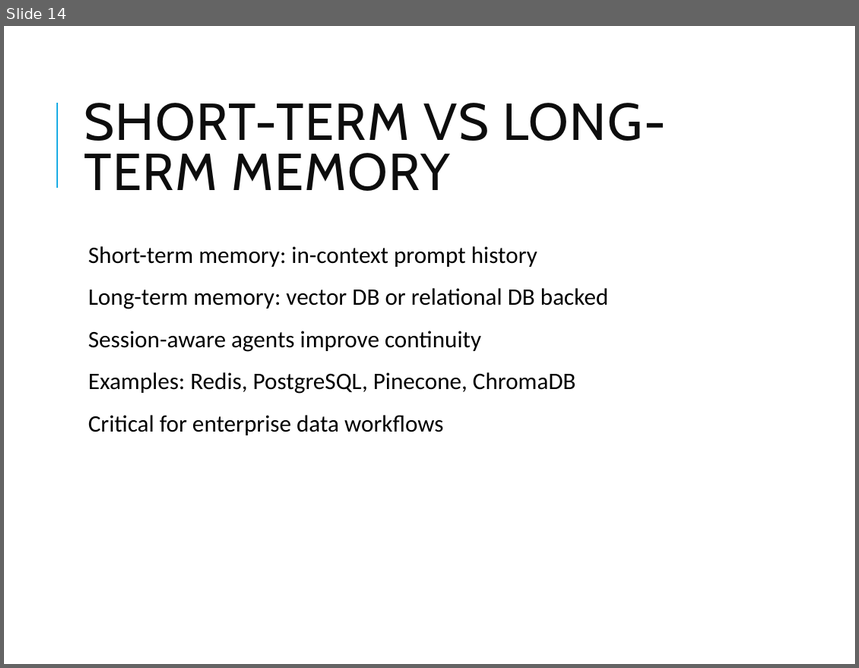
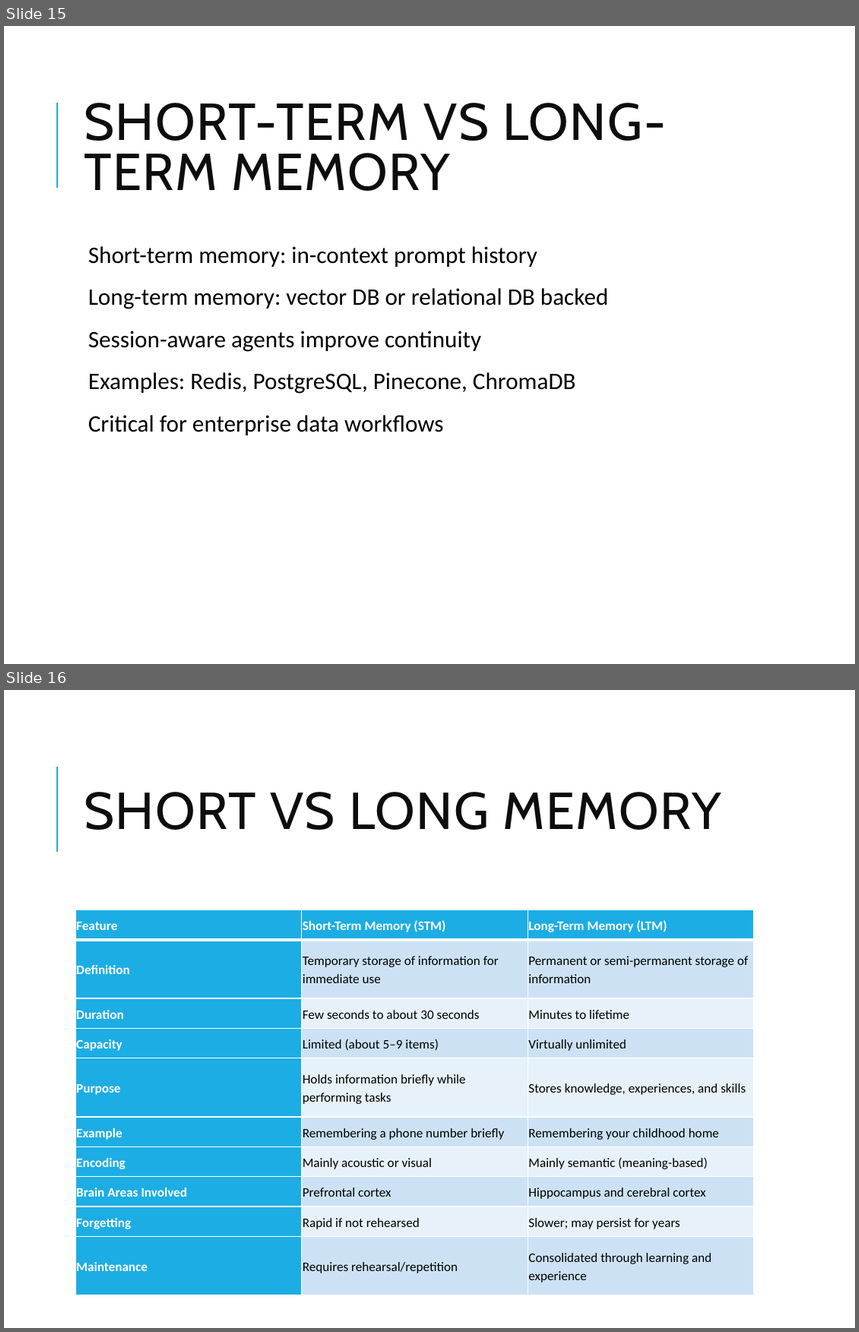
Before and after one commit to vikash-verma-profile/SIG-GENAI-May-2026, a slide deck: Week-3/Day-1/Agentic_AI_Foundations_Data_Engineers.pptx. Shown one above the other, each under a label of ours: slide 14 before the commit, slides 15 and 16 after it. The pictures are 859x668 and 859x1332 pixels, drawn with LibreOffice and Linux fonts; fonts in the diff are those of the drawing. Boxes give left, top, right and bottom in pixels: in the first picture for what was removed or moved away, otherwise in the second. Text is boxed around its words. In the diff, an @@ line names an element or a change of style, - is before the commit and + after.

```diff
--- a/Week-3/Day-1/Agentic_AI_Foundations_Data_Engineers.pptx
+++ b/Week-3/Day-1/Agentic_AI_Foundations_Data_Engineers.pptx
@@ slide 16 added at [4,690,855,1328], background #FFFFFF; not listed: 1 template element that a slide beside it also shows @@
@@ title added at [84,792,721,830], 44 pt, text #0D0D0D @@
+SHORT VS LONG MEMORY
@@ table added at [75,910,755,1295], 10 rows, 3 columns @@
+Feature | Short-Term Memory (STM) | Long-Term Memory (LTM)
+Definition | Temporary storage of information for immediate use | Permanent or semi-permanent storage of information
+Duration | Few seconds to about 30 seconds | Minutes to lifetime
+Capacity | Limited (about 5–9 items) | Virtually unlimited
+Purpose | Holds information briefly while performing tasks | Stores knowledge, experiences, and skills
+Example | Remembering a phone number briefly | Remembering your childhood home
+Encoding | Mainly acoustic or visual | Mainly semantic (meaning-based)
+Brain Areas Involved | Prefrontal cortex | Hippocampus and cerebral cortex
+Forgetting | Rapid if not rehearsed | Slower; may persist for years
+Maintenance | Requires rehearsal/repetition | Consolidated through learning and experience
@@ what was slide 14 is now slide 15 @@
```
Also in this commit, not shown: 1 other slide added, 4 other files.
